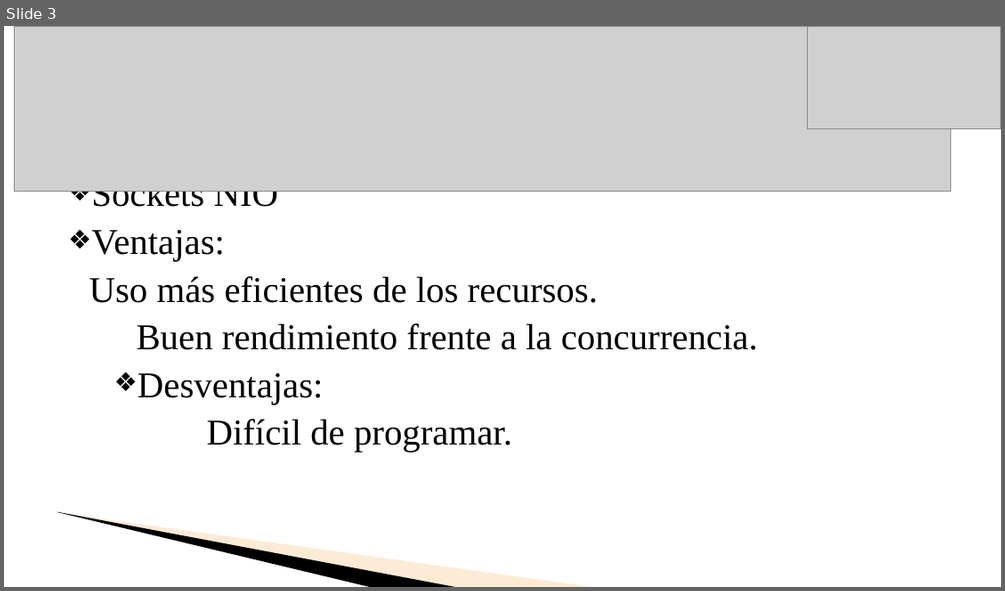
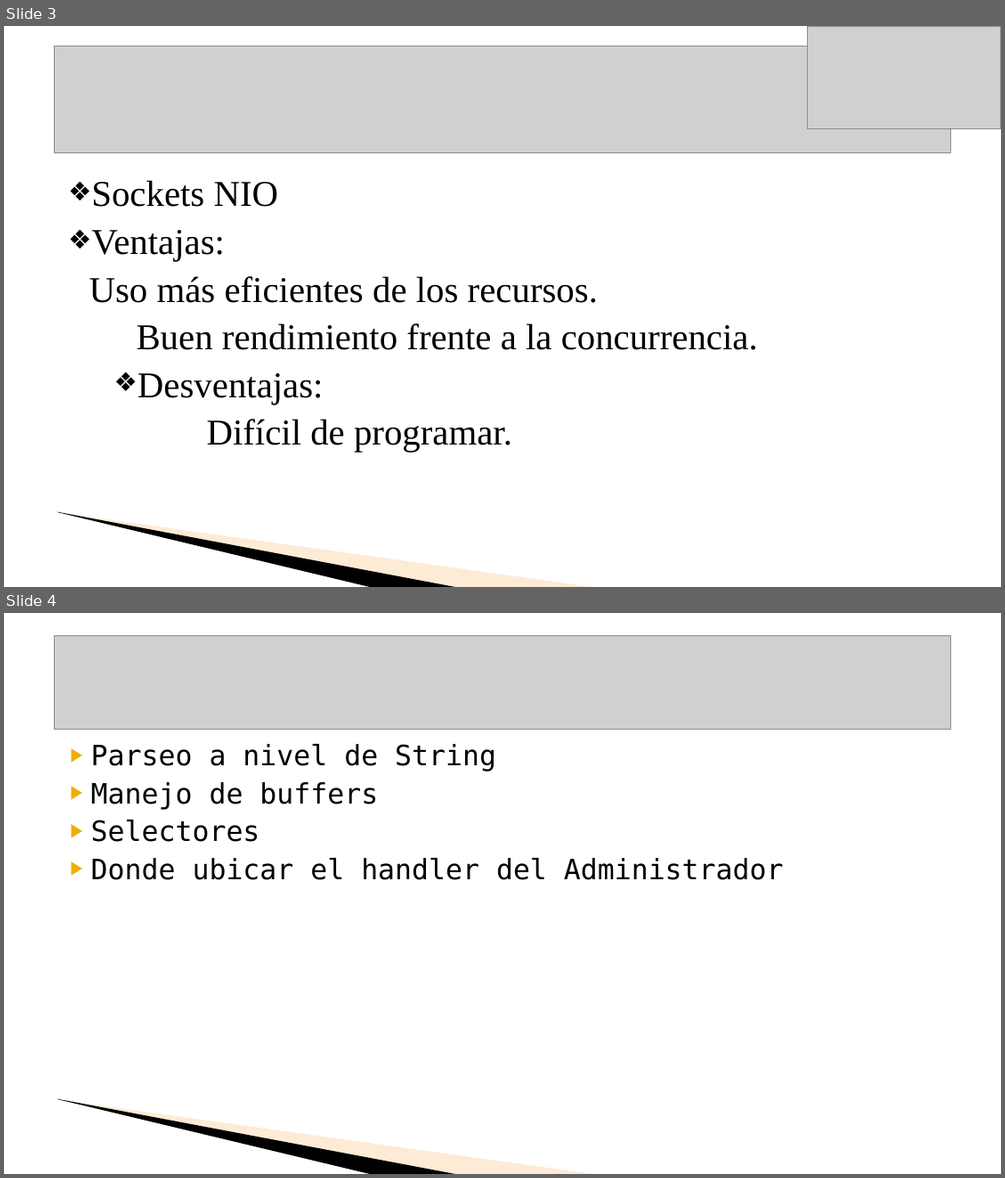
Before and after one commit to aguspagnoni/http-proxy, a slide deck: PPT PDC 1.ppt. Shown one above the other, each under a label of ours: slide 3 before the commit, slides 3 and 4 after it. The pictures are 1005x591 and 1005x1178 pixels, drawn with LibreOffice and Linux fonts; fonts in the diff are those of the drawing; grey boxes stand for pictures; background and template pictures are left out. Boxes give left, top, right and bottom in pixels: in the first picture for what was removed or moved away, otherwise in the second. Text is boxed around its words. In the diff, an @@ line names an element or a change of style, - is before the commit and + after.

```diff
--- a/PPT PDC 1.ppt
+++ b/PPT PDC 1.ppt
@@ slide 4 added at [4,613,1001,1174], background picture (left out); not listed: 2 template elements that a slide beside it also shows @@
@@ picture added at [54,635,951,729] @@
@@ text added at [91,744,784,880], 27 pt, text #000000 @@
+▶ Parseo a nivel de String
+▶ Manejo de buffers
+▶ Selectores
+▶ Donde ubicar el handler del Administrador
@@ slide 3 changed as well @@
@@ picture: place and size @@
-picture at [15,26,951,192]
+picture at [54,46,951,153]
```
Also in this commit, not shown: 4 other slides changed, 3 other slides added, 4 slides removed, 5 other files.
